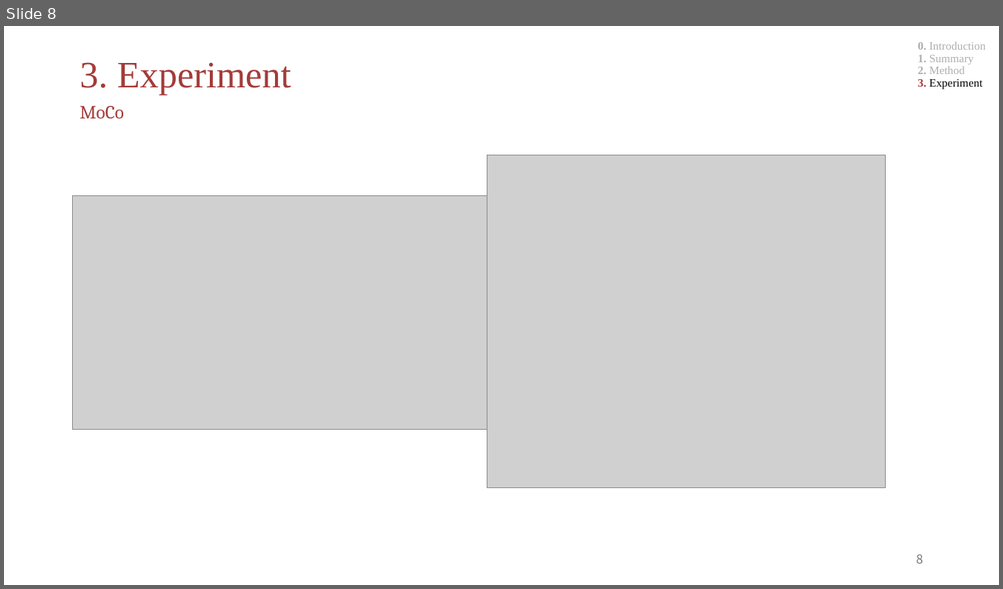
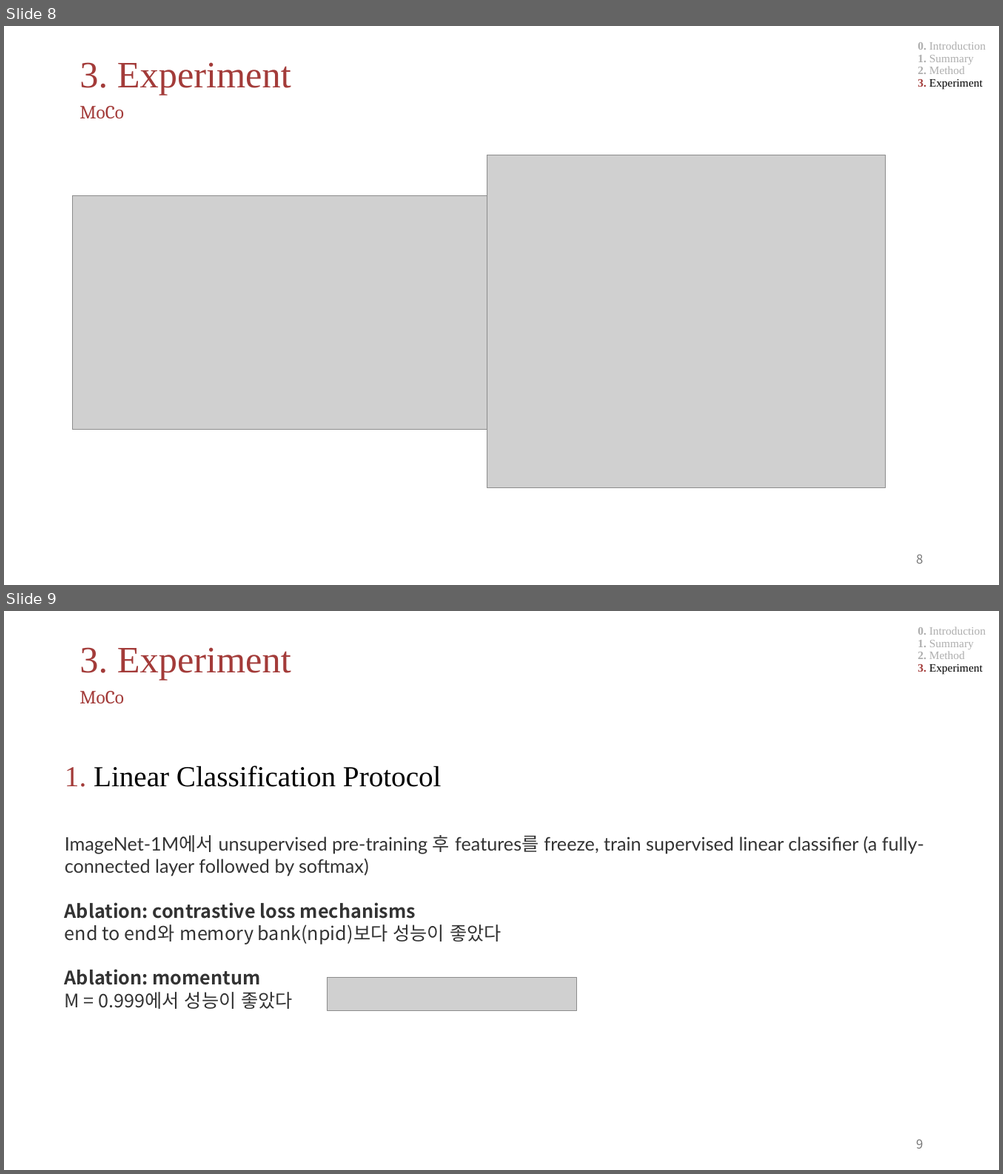
Before and after one commit to tokyustay/AI-paper-review, a slide deck: moco/moco.pptx. Shown one above the other, each under a label of ours: slide 8 before the commit, slides 8 and 9 after it. The pictures are 1003x589 and 1003x1174 pixels, drawn with LibreOffice and Linux fonts; fonts in the diff are those of the drawing; grey boxes stand for pictures. Boxes give left, top, right and bottom in pixels: in the first picture for what was removed or moved away, otherwise in the second. Text is boxed around its words. In the diff, an @@ line names an element or a change of style, - is before the commit and + after.

```diff
--- a/moco/moco.pptx
+++ b/moco/moco.pptx
@@ slide 9 added at (4,611,999,1170), background #FFFFFF @@
@@ text added at (917,627,985,675), 11 pt, text #AEAEAE @@
+0. Introduction
+1. Summary
+2. Method
+3. Experiment
@@ title added at (79,647,291,681), 36 pt, text #A33B39 @@
+3. Experiment
@@ text added at (79,691,124,703), 18 pt, text #A33B39 @@
+MoCo
@@ text added at (65,766,441,787), 28 pt, text #000000 @@
+1. Linear Classification Protocol
@@ text added at (65,835,924,1009), 18 pt, text #333333 @@
+ImageNet-1M에서 unsupervised pre-training 후 features를 freeze, train supervised linear classifier (a fully-connected layer followed by softmax)
+Ablation: contrastive loss mechanisms
+end to end와 memory bank(npid)보다 성능이 좋았다
+Ablation: momentum
+M = 0.999에서 성능이 좋았다
@@ picture added at (327,977,576,1011) @@
@@ page number added at (916,1139,922,1149), 12 pt, text #797979 @@
+9
```
Also in this commit, not shown: 1 other slide added.
